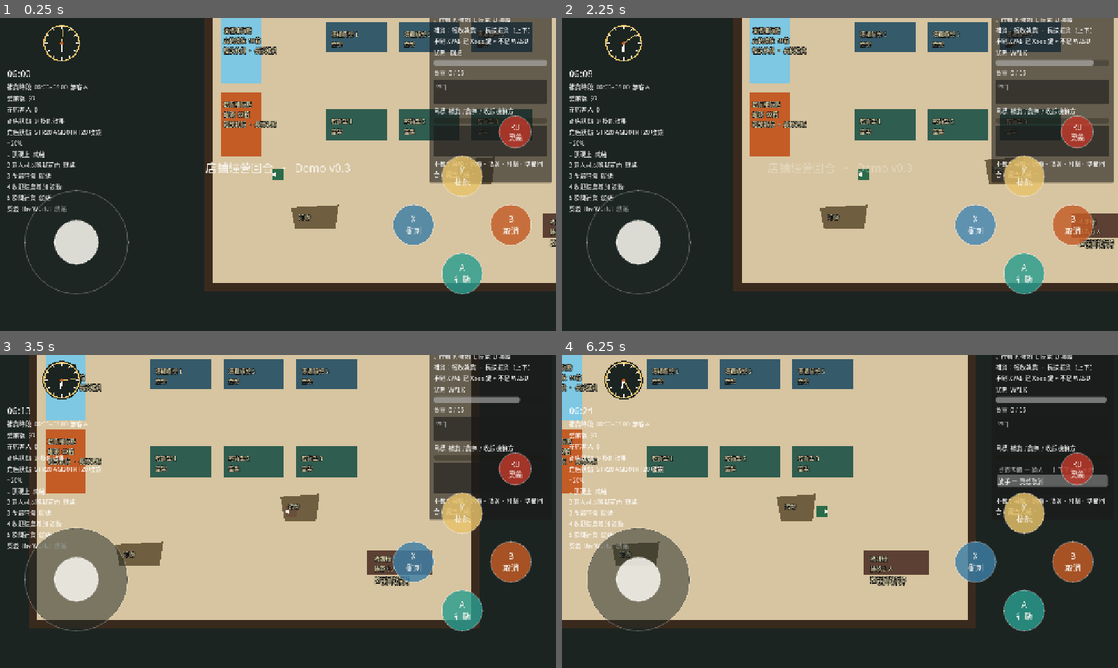
Above: before the commit, frames 1-4 (two rows, left to right).
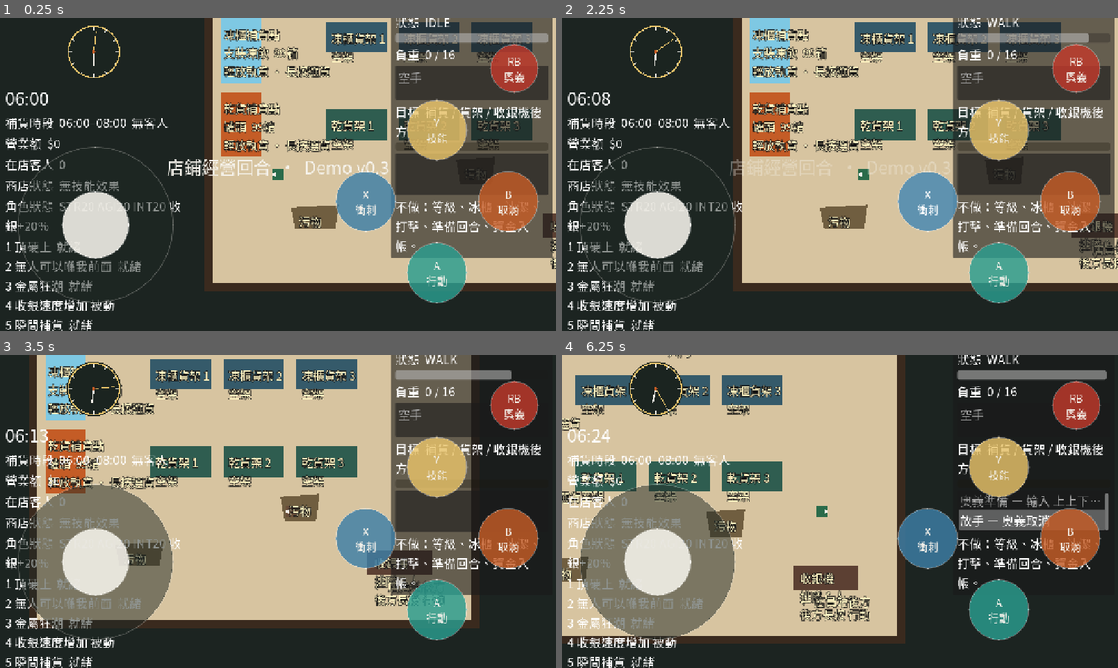
Above: after the commit, the same moments.

Repository: bzkit1983/imdoing
Game: Godot game, scene res://scenes/demo.tscn
Two runs of this game, one before a commit and one after it. Both use one fixed random seed, a clock stepped at 60 frames per second and the inputs below.
Inputs (mouse positions are in pixels of both pictures, inside the frame that each line leads up to):
- Up to frame 1 (0.25 s): no input
- Up to frame 2 (2.25 s): click "A 行動" at 0.5 s; click "B 取消" at 1.25 s; click "X 衝刺" at 2 s
- Up to frame 3 (3.5 s): tap Enter at 2.75 s; move the mouse to (400, 495) at 2.77 s; hold D from 2.78 s (still down); tap K at 2.85 s; click (400, 495) at 2.92 s
- Up to frame 4 (6.25 s): release D at 3.5 s; drag from (728, 527) to (862, 508) at 3.52 s; move the mouse to (895, 442) at 4.27 s; hold D 4.28-5 s; tap Enter at 4.35 s; drag from (812, 574) to (617, 555) at 5.02 s; move the mouse to (1006, 558) at 5.77 s; hold A from 5.78 s (still down); tap U at 5.85 s

The runs differ from the first frame. In frame 1, 31% of the frame differs, in the area x 1-100%, y 0-100%; in frame 2, 31%; in frame 3, 33%; in frame 4, 51%, in the area x 0-99%, y 0-100%.

Commit message:
Enlarge iPhone stick, ABXY, and UI text for iPhone 12 readability.

Diff:
--- a/godot/demo_v0_3/scenes/hud.tscn
+++ b/godot/demo_v0_3/scenes/hud.tscn
@@ -21,11 +21,11 @@
 anchor_top = 0.5
 anchor_right = 0.5
 anchor_bottom = 0.5
-offset_left = -280.0
-offset_top = -36.0
-offset_right = 280.0
-offset_bottom = 36.0
-theme_override_font_sizes/font_size = 26
+offset_left = -420.0
+offset_top = -48.0
+offset_right = 420.0
+offset_bottom = 48.0
+theme_override_font_sizes/font_size = 40
 theme_override_colors/font_color = Color(0.96, 0.95, 0.92, 1)
 text = "店鋪經營回合  ·  Demo v0.3"
 horizontal_alignment = 1
@@ -41,7 +41,7 @@
 offset_top = -140.0
 offset_right = 320.0
 offset_bottom = -70.0
-theme_override_font_sizes/font_size = 36
+theme_override_font_sizes/font_size = 56
 theme_override_colors/font_color = Color(0.96, 0.83, 0.37, 1)
 theme_override_colors/font_outline_color = Color(0.07, 0.07, 0.07, 1)
 theme_override_constants/outline_size = 10
@@ -51,20 +51,20 @@
 
 [node name="Left" type="VBoxContainer" parent="Root"]
 layout_mode = 0
-offset_left = 16.0
-offset_top = 10.0
-offset_right = 268.0
-offset_bottom = 460.0
-theme_override_constants/separation = 4
+offset_left = 12.0
+offset_top = 8.0
+offset_right = 420.0
+offset_bottom = 520.0
+theme_override_constants/separation = 6
 
 [node name="Clock" type="Control" parent="Root/Left"]
-custom_minimum_size = Vector2(96, 96)
+custom_minimum_size = Vector2(140, 140)
 layout_mode = 2
 script = ExtResource("2_clock")
 
 [node name="Time" type="Label" parent="Root/Left"]
 layout_mode = 2
-theme_override_font_sizes/font_size = 22
+theme_override_font_sizes/font_size = 40
 text = "06:00"
 
 [node name="Phase" type="Label" parent="Root/Left"]
@@ -101,10 +101,10 @@
 anchor_left = 1.0
 anchor_right = 1.0
 anchor_bottom = 1.0
-offset_left = -292.0
-offset_top = 10.0
-offset_right = -10.0
-offset_bottom = -420.0
+offset_left = -380.0
+offset_top = 8.0
+offset_right = -8.0
+offset_bottom = -560.0
 
 [node name="Margin" type="MarginContainer" parent="Root/Right"]
 layout_mode = 2
@@ -134,7 +134,7 @@
 text = "狀態"
 
 [node name="Stamina" type="ProgressBar" parent="Root/Right/Margin/VBox"]
-custom_minimum_size = Vector2(0, 14)
+custom_minimum_size = Vector2(0, 22)
 layout_mode = 2
 show_percentage = false
 
@@ -143,7 +143,7 @@
 text = "負重"
 
 [node name="HudList" type="ItemList" parent="Root/Right/Margin/VBox"]
-custom_minimum_size = Vector2(0, 56)
+custom_minimum_size = Vector2(0, 80)
 layout_mode = 2
 
 [node name="Target" type="Label" parent="Root/Right/Margin/VBox"]
@@ -152,12 +152,12 @@
 text = "目標"
 
 [node name="Progress" type="ProgressBar" parent="Root/Right/Margin/VBox"]
-custom_minimum_size = Vector2(0, 12)
+custom_minimum_size = Vector2(0, 20)
 layout_mode = 2
 show_percentage = false
 
 [node name="Log" type="ItemList" parent="Root/Right/Margin/VBox"]
-custom_minimum_size = Vector2(0, 72)
+custom_minimum_size = Vector2(0, 96)
 layout_mode = 2
 size_flags_vertical = 3
 
@@ -174,10 +174,10 @@
 anchor_top = 0.5
 anchor_right = 0.5
 anchor_bottom = 0.5
-offset_left = -220.0
-offset_top = -90.0
-offset_right = 220.0
-offset_bottom = 90.0
+offset_left = -320.0
+offset_top = -140.0
+offset_right = 320.0
+offset_bottom = 140.0
 
 [node name="Margin" type="MarginContainer" parent="Root/Closeout"]
 layout_mode = 2
--- a/godot/demo_v0_3/scripts/customer.gd
+++ b/godot/demo_v0_3/scripts/customer.gd
@@ -282,15 +282,15 @@
 	])
 	add_child(_body)
 	_mood_label = Label.new()
-	_mood_label.position = Vector2(-40, -52)
-	UiFont.apply_label(_mood_label, 12)
+	_mood_label.position = Vector2(-72, -78)
+	UiFont.apply_label(_mood_label, UiFont.WORLD)
 	_mood_label.add_theme_color_override("font_color", Color("7ecbff"))
 	_mood_label.add_theme_color_override("font_outline_color", Color("121212"))
 	_mood_label.add_theme_constant_override("outline_size", 6)
 	add_child(_mood_label)
 	_list_label = Label.new()
-	_list_label.position = Vector2(-48, -38)
-	UiFont.apply_label(_list_label, 12)
+	_list_label.position = Vector2(-80, -52)
+	UiFont.apply_label(_list_label, UiFont.WORLD)
 	_list_label.add_theme_color_override("font_color", Color("ffe566"))
 	_list_label.add_theme_color_override("font_outline_color", Color("121212"))
 	_list_label.add_theme_constant_override("outline_size", 6)
--- a/godot/demo_v0_3/scripts/demo.gd
+++ b/godot/demo_v0_3/scripts/demo.gd
@@ -241,7 +241,7 @@
 		node.body = node.get_node("Body")
 		var lab := Label.new()
 		lab.position = Vector2(-58, -18)
-		UiFont.apply_label(lab, 13)
+		UiFont.apply_label(lab, UiFont.WORLD)
 		lab.add_theme_color_override("font_color", Color("fff4c2"))
 		lab.add_theme_color_override("font_outline_color", Color("121212"))
 		lab.add_theme_constant_override("outline_size", 5)
@@ -343,7 +343,7 @@
 	l.text = text
 	l.position = pos
 	l.z_index = 3
-	UiFont.apply_label(l, 13)
+	UiFont.apply_label(l, UiFont.WORLD)
 	l.add_theme_color_override("font_color", Color("fff4c2"))
 	l.add_theme_color_override("font_outline_color", Color("121212"))
 	l.add_theme_constant_override("outline_size", 5)
--- a/godot/demo_v0_3/scripts/hud.gd
+++ b/godot/demo_v0_3/scripts/hud.gd
@@ -53,10 +53,12 @@
 		var lab := node as Label
 		var size := lab.get_theme_font_size("font_size")
 		if size <= 0:
-			size = 14
+			size = UiFont.BODY
 		UiFont.apply_label(lab, size)
 	if node is ItemList:
-		(node as ItemList).add_theme_font_override("font", UiFont.font())
+		var lst := node as ItemList
+		lst.add_theme_font_override("font", UiFont.font())
+		lst.add_theme_font_size_override("font_size", UiFont.BODY)
 	for child in node.get_children():
 		_apply_cjk_fonts(child)
 
@@ -83,7 +85,7 @@
 
 func _on_skill_cast(skill_name: String, is_ult: bool) -> void:
 	_cast.text = skill_name
-	_cast.add_theme_font_size_override("font_size", 52 if is_ult else 36)
+	_cast.add_theme_font_size_override("font_size", 72 if is_ult else 56)
 	_cast.modulate = Color("c0392b" if is_ult else "f4d35e")
 	_cast.modulate.a = 1.0
 	_cast.scale = Vector2(0.55, 0.55)
--- a/godot/demo_v0_3/scripts/player.gd
+++ b/godot/demo_v0_3/scripts/player.gd
@@ -705,7 +705,7 @@
 	var lab := Label.new()
 	lab.text = "$"
 	lab.position = Vector2(-6, -90)
-	UiFont.apply_label(lab, 28)
+	UiFont.apply_label(lab, UiFont.TITLE)
 	lab.add_theme_color_override("font_color", Color("e8c36a"))
 	add_child(lab)
 	var tw := create_tween()
--- a/godot/demo_v0_3/scripts/restock_point.gd
+++ b/godot/demo_v0_3/scripts/restock_point.gd
@@ -120,9 +120,9 @@
 	if not picking:
 		return
 	var list := skus()
-	var w := 140.0
-	var row := 22.0
-	var h := 28.0 + row * float(list.size())
+	var w := 240.0
+	var row := 36.0
+	var h := 44.0 + row * float(list.size())
 	var hy := 40.0
 	if body:
 		for pt in body.polygon:
@@ -131,15 +131,15 @@
 	canvas.draw_rect(Rect2(origin, Vector2(w, h)), Color(0.07, 0.08, 0.07, 0.94))
 	canvas.draw_rect(Rect2(origin, Vector2(w, h)), Color("f4d35e"), false, 2.0)
 	var font := UiFont.font()
-	canvas.draw_string(font, origin + Vector2(8, 16), "選貨  ↑↓", HORIZONTAL_ALIGNMENT_LEFT, w - 16, 12, Color("f4d35e"))
+	canvas.draw_string(font, origin + Vector2(10, 28), "選貨  ↑↓", HORIZONTAL_ALIGNMENT_LEFT, w - 20, UiFont.BODY, Color("f4d35e"))
 	for i in list.size():
 		var sku := list[i]
-		var p := origin + Vector2(8, 36 + row * float(i))
+		var p := origin + Vector2(10, 56 + row * float(i))
 		var col := Color("f4d35e") if i == cursor else Color("f4f1ea")
 		if i == cursor:
-			canvas.draw_rect(Rect2(origin + Vector2(4, 22 + row * float(i)), Vector2(w - 8, row)), Color("f4d35e", 0.22))
+			canvas.draw_rect(Rect2(origin + Vector2(4, 36 + row * float(i)), Vector2(w - 8, row)), Color("f4d35e", 0.22))
 		var line := "%s  %d箱" % [Tuning.sku_name(sku), remaining(sku)]
-		canvas.draw_string(font, p, line, HORIZONTAL_ALIGNMENT_LEFT, w - 16, 13, col)
+		canvas.draw_string(font, p, line, HORIZONTAL_ALIGNMENT_LEFT, w - 20, UiFont.WORLD, col)
 
 
 func _refresh() -> void:
--- a/godot/demo_v0_3/scripts/skill_menu.gd
+++ b/godot/demo_v0_3/scripts/skill_menu.gd
@@ -30,12 +30,12 @@
 func _draw() -> void:
 	if not open:
 		return
-	_draw_slot(Vector2(0, -92), names[0], dim[0], cds[0], "上")
-	_draw_slot(Vector2(88, 0), names[1], dim[1], cds[1], "右")
-	_draw_slot(Vector2(0, 70), names[2], dim[2], cds[2], "下")
-	_draw_slot(Vector2(-88, 0), names[3], dim[3], cds[3], "左")
+	_draw_slot(Vector2(0, -130), names[0], dim[0], cds[0], "上")
+	_draw_slot(Vector2(130, 0), names[1], dim[1], cds[1], "右")
+	_draw_slot(Vector2(0, 110), names[2], dim[2], cds[2], "下")
+	_draw_slot(Vector2(-130, 0), names[3], dim[3], cds[3], "左")
 	var font := UiFont.font()
-	draw_string(font, Vector2(-36, -8), "技能1 輕放", HORIZONTAL_ALIGNMENT_LEFT, -1, 12, Color("f4f1ea"))
+	draw_string(font, Vector2(-70, -8), "技能1 輕放", HORIZONTAL_ALIGNMENT_LEFT, -1, UiFont.BODY, Color("f4f1ea"))
 
 
 func _draw_slot(p: Vector2, title: String, passive: bool, cd: float, dir: String) -> void:
@@ -43,13 +43,13 @@
 	if cd > 0.05 and not passive:
 		col = Color("c45c26")
 	var bg := Color(0.05, 0.07, 0.06, 0.82)
-	var r := Rect2(p + Vector2(-54, -22), Vector2(108, 40))
+	var r := Rect2(p + Vector2(-90, -32), Vector2(180, 60))
 	draw_rect(r, bg)
-	draw_rect(r, col, false, 1.6)
+	draw_rect(r, col, false, 2.0)
 	var font := UiFont.font()
 	var line := "%s %s" % [dir, title]
 	if cd > 0.05 and not passive:
 		line = "%s %.0f" % [title, cd]
-	draw_string(font, p + Vector2(-50, -4), line, HORIZONTAL_ALIGNMENT_LEFT, 100, 12, col)
+	draw_string(font, p + Vector2(-84, -4), line, HORIZONTAL_ALIGNMENT_LEFT, 170, UiFont.BODY, col)
 	if passive:
-		draw_string(font, p + Vector2(-50, 12), "被動", HORIZONTAL_ALIGNMENT_LEFT, 100, 11, Color("8a8a8a"))
+		draw_string(font, p + Vector2(-84, 22), "被動", HORIZONTAL_ALIGNMENT_LEFT, 170, 22, Color("8a8a8a"))
--- a/godot/demo_v0_3/scripts/touch_pad.gd
+++ b/godot/demo_v0_3/scripts/touch_pad.gd
@@ -7,13 +7,13 @@
 
 const UiFont = preload("res://scripts/ui_font.gd")
 
-const FACE := 96.0
-const FACE_GAP := 112.0
-const STICK := 240.0
-const KNOB := 104.0
-const EDGE_X := 56.0
-const EDGE_Y := 84.0
-const ULT := 76.0
+const FACE := 140.0
+const FACE_GAP := 164.0
+const STICK := 360.0
+const KNOB := 156.0
+const EDGE_X := 40.0
+const EDGE_Y := 64.0
+const ULT := 112.0
 
 var _stick_touch := -1
 var _knob: Panel
@@ -101,7 +101,7 @@
 	b.size = size
 	b.text = caption
 	b.focus_mode = Control.FOCUS_NONE
-	UiFont.apply_button(b, 16 if size.x < 90.0 else 18)
+	UiFont.apply_button(b, UiFont.BUTTON)
 	b.add_theme_color_override("font_color", Color("f4f1ea"))
 	b.add_theme_color_override("font_pressed_color", Color("121212"))
 	b.add_theme_color_override("font_hover_color", Color("ffffff"))
--- a/godot/demo_v0_3/scripts/ui_font.gd
+++ b/godot/demo_v0_3/scripts/ui_font.gd
@@ -1,18 +1,25 @@
 extends RefCounted
 ## Bundled Traditional Chinese font so Web / iPhone Safari can render 中文.
+## Sizes are for a 1280×720 viewport so iPhone 12 landscape (~844×390) stays readable.
 
 const FACE := preload("res://fonts/NotoSansTC-Regular.otf")
+
+const BODY := 28
+const TITLE := 36
+const WORLD := 26
+const BUTTON := 24
+const HUGE := 56
 
 
 static func font() -> Font:
 	return FACE
 
 
-static func apply_label(lab: Label, size: int = 13) -> void:
+static func apply_label(lab: Label, size: int = BODY) -> void:
 	lab.add_theme_font_override("font", FACE)
 	lab.add_theme_font_size_override("font_size", size)
 
 
-static func apply_button(btn: Button, size: int = 16) -> void:
+static func apply_button(btn: Button, size: int = BUTTON) -> void:
 	btn.add_theme_font_override("font", FACE)
 	btn.add_theme_font_size_override("font_size", size)
--- a/godot/demo_v0_3/themes/default.tres
+++ b/godot/demo_v0_3/themes/default.tres
@@ -4,4 +4,4 @@
 
 [resource]
 default_font = ExtResource("1_font")
-default_font_size = 14
+default_font_size = 28
Not shown, changed: docs/play-v03/index.html
Not shown, changed: docs/play-v03/index.pck
